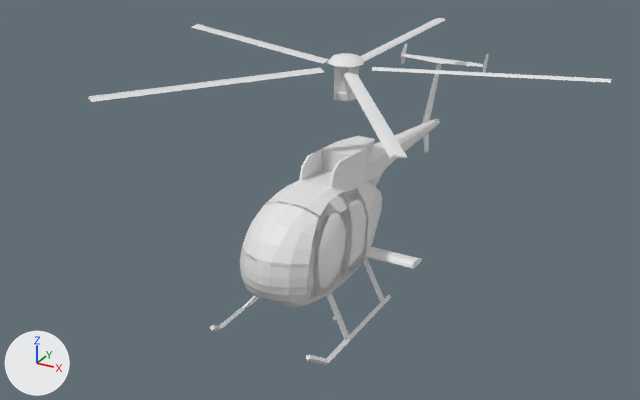
What one commit did to the FBX model Assets/Core/Meshes/Units/MD500/MD500Frac.FBX.
Camera for both pictures: a 50 mm lens placed at (5.4, -10.1, 6.55), pointed at (-0.06, -0.18, 1.59). Every picture has the same lights, and +X, +Y and +Z are marked at lower left. Materials are left out; every surface is plain grey. Where no turn or scale is listed for an object, it has been applied to the vertices. Vertices at the same position are counted once.

Objects in the first picture: 'Front_door', 'Rotor001', 'Tail001'.
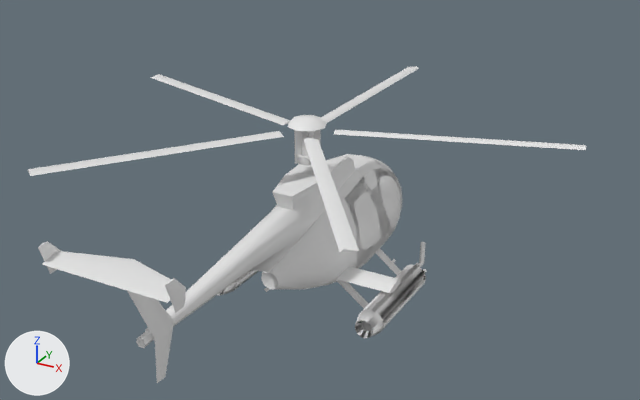
Pixel boxes [x1, y1, x2, y2] of what changed, in the pictures (640 x 400 px):
'Front_door', reshaped, moved, turned, rescaled
    before: [210, 118, 440, 365]
    after: [377, 172, 401, 234]
'md501', added
    after: [136, 154, 426, 348]
'Rotor001', moved
    before: [88, 18, 611, 158]
    after: [28, 66, 586, 252]
'Tail001', moved, turned, rescaled
    before: [401, 43, 489, 153]
    after: [38, 241, 186, 383]
'Cylinder.003', added
    after: [355, 263, 427, 338]
'Back_doors', added
    after: [349, 183, 385, 268]
'Cylinder.002', added
    after: [218, 270, 258, 296]
part 1 of me_mesh_003, deleted
    before: [210, 118, 440, 365]

Edits to the bpy script that builds the scene:
```text
Change me_mesh_003:
    used by ob_front_door; location = (-0.00529, -0.0533, 0.601); rotation_euler = (0.0, 0.0, -3.142), in degrees (0, 0, -180); scale = (0.906, 0.906, 0.906)
    remove me_mesh_003.from_pydata(...)  # 792 vertices, 1164 faces; spans x -1.37..1.37, y -4.49..2.08, z -0.65..1.77
    add me_mesh_003.from_pydata(...)  # 130 vertices, 168 faces; spans x -0.72..0.72, y 0.59..1.54, z 0.16..1.3
    me_mesh_003 part 1: 21 loose pieces with 662 vertices, spanning x -1.37..1.37, y -4.49..2.08, z -0.65..1.77, are deleted
Add me_mesh_1:
    me_mesh_1.from_pydata(...)  # 566 vertices, 880 faces; spans x -1.37..1.37, y -4.49..2.08, z -1.0..1.42
Add me_mesh_005:
    me_mesh_005.from_pydata(...)  # 1310 vertices, 1108 faces; spans x -0.21..0.16, y -0.14..1.61, z -0.22..0.15
Add me_mesh_001_1:
    me_mesh_001_1.from_pydata(...)  # 96 vertices, 116 faces; spans x -0.613..0.613, y -0.207..0.68, z 0.059..1.183
Change ob_rotor001:
    ob_rotor001.location: (-0.01, 0.46, 3.29) -> (0.0, -0.64, 2.72)
Change ob_front_door:
    ob_front_door.rotation_euler: (0.0, 0.0, -3.142) -> (0.0, 0.0, 0.0)  # degrees (0, 0, -180) -> degrees (0, 0, 0)
    ob_front_door.scale: (0.906, 0.906, 0.906) -> (1.0, 1.0, 1.0)
    add ob_front_door.parent = ob_md501
    ob_front_door.location: (-0.00529, -0.0533, 0.601) -> (0.0, -0.000293, -0.353)
Change ob_tail001:
    ob_tail001.rotation_euler: (0.0, 0.0, -3.142) -> (0.0, 0.0, 0.0)  # degrees (0, 0, -180) -> degrees (0, 0, 0)
    ob_tail001.scale: (0.906, 0.906, 0.906) -> (1.0, 1.0, 1.0)
    add ob_tail001.parent = ob_md501
    ob_tail001.location: (-0.0923, 3.963, 1.309) -> (0.096, -4.433, 0.429)
Add ob_md501:
    ob_md501 = bpy.data.objects.new('md501', me_mesh_1)
    ob_md501.location = (0.0, -0.07, 0.92)
    ob_md501.scale = (0.906, 0.906, 0.906)
Add ob_cylinder_002:
    ob_cylinder_002 = bpy.data.objects.new('Cylinder.002', me_mesh_005)
    ob_cylinder_002.location = (-1.09, -1.11, 0.47)
Add ob_back_doors:
    ob_back_doors = bpy.data.objects.new('Back_doors', me_mesh_001_1)
    ob_back_doors.location = (0.0, -0.08, 0.6)
Add ob_cylinder_003:
    ob_cylinder_003 = bpy.data.objects.new('Cylinder.003', me_mesh_005.copy())
    ob_cylinder_003.location = (1.2, -1.11, 0.48)
```
